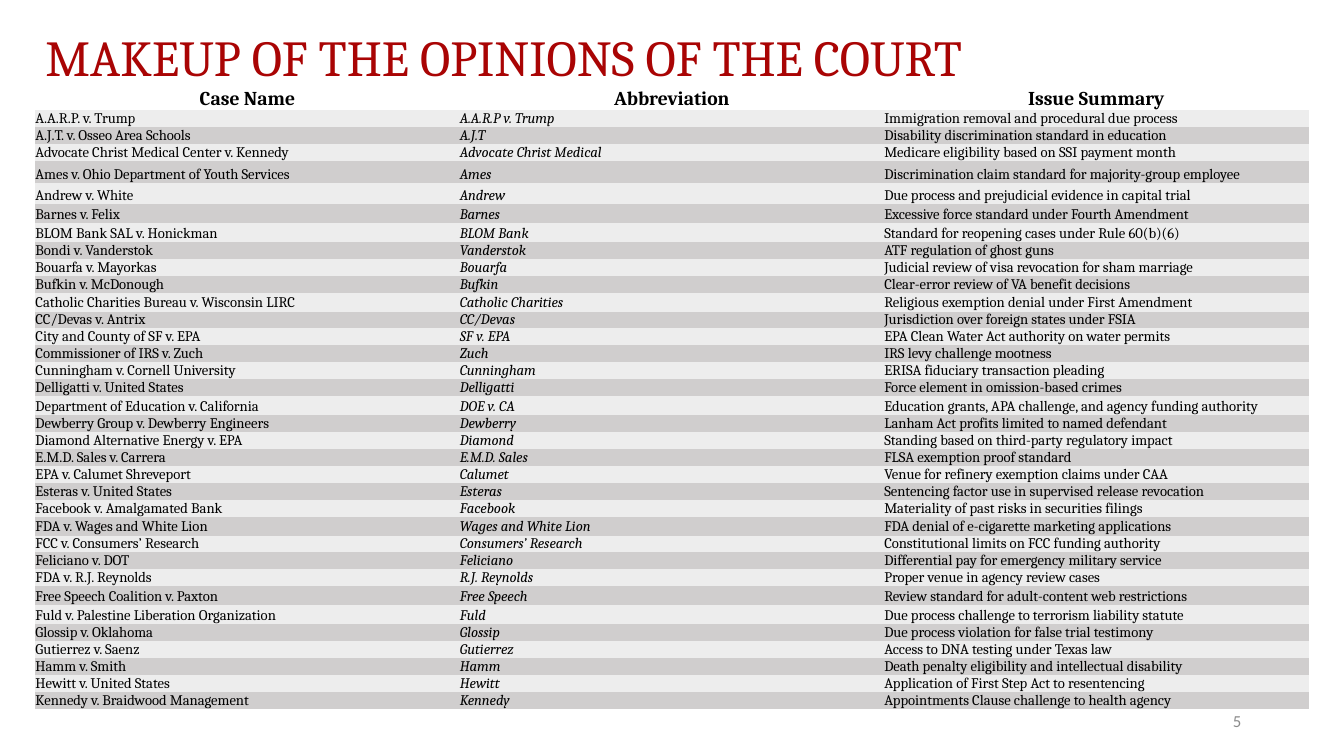
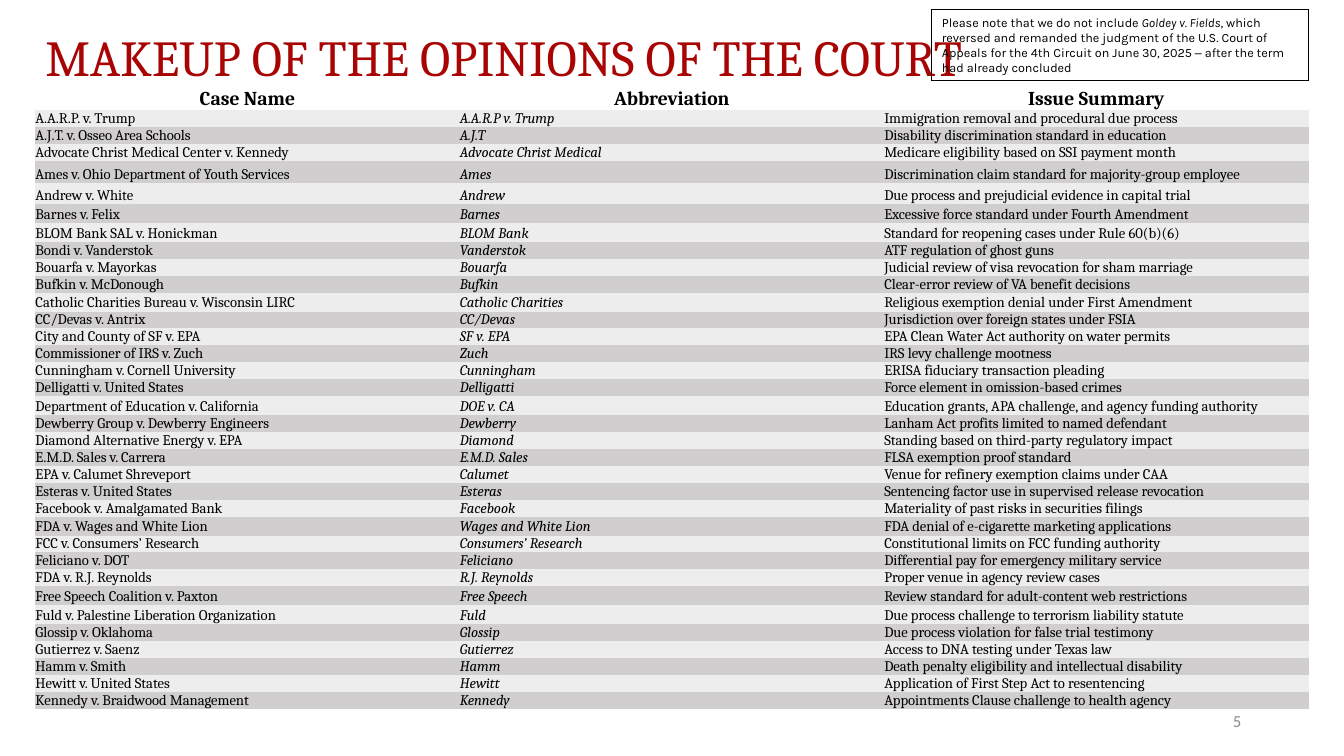
Before and after one commit to JakeTruscott/scotuswatch, a slide deck: slide 5 of Stat Reviews/OT24_StatReview/compilation/SCOTUSBlog/statpack_OT24.pptx. Drawn at 1344x756 pixels with LibreOffice and Linux fonts; fonts in the diff are those of the drawing. Boxes give left, top, right and bottom in pixels: in the first picture for what was removed or moved away, otherwise in the second. Text is boxed around its words. In the diff, an @@ line names an element or a change of style, - is before the commit and + after.

```diff
--- a/Stat Reviews/OT24_StatReview/compilation/SCOTUSBlog/statpack_OT24.pptx
+++ b/Stat Reviews/OT24_StatReview/compilation/SCOTUSBlog/statpack_OT24.pptx
@@ rectangle added at <box>933,10,1310,82</box>, outline #000000 0.75 pt, 9 pt, text #000000 @@
+Please note that we do not include Goldey v. Fields, which reversed and remanded the judgment of the U.S. Court of Appeals for the 4th Circuit on June 30, 2025 – after the term had already concluded
```
Also in this commit, not shown: 1 other slide changed, 13 other files.
